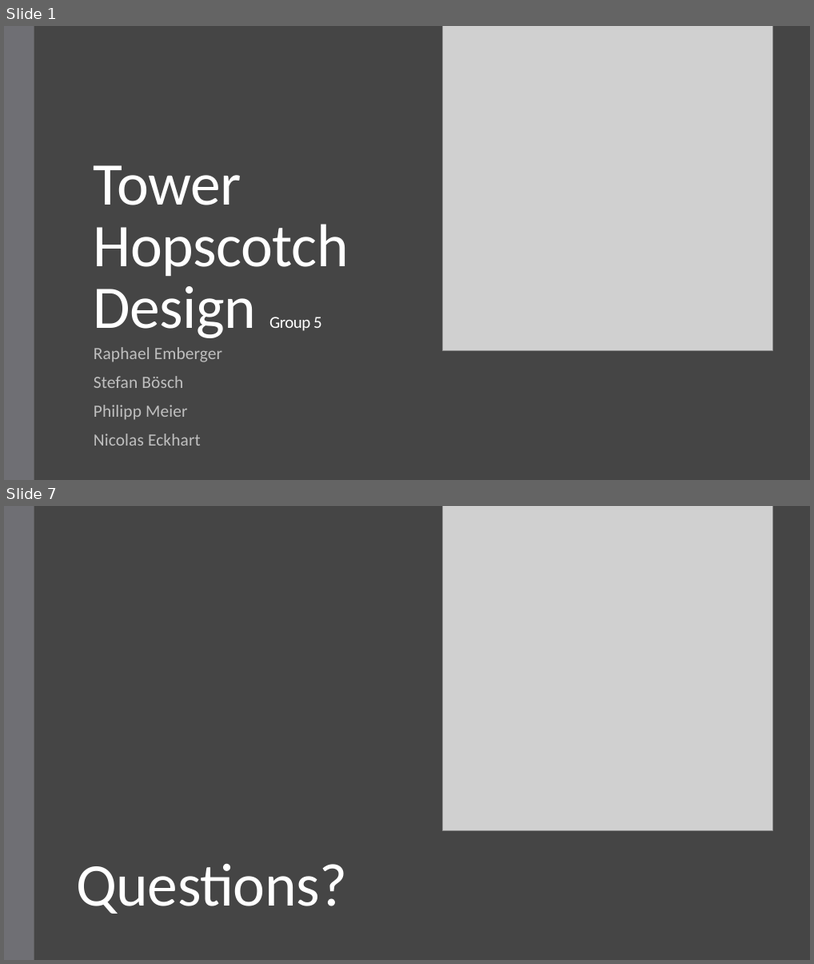
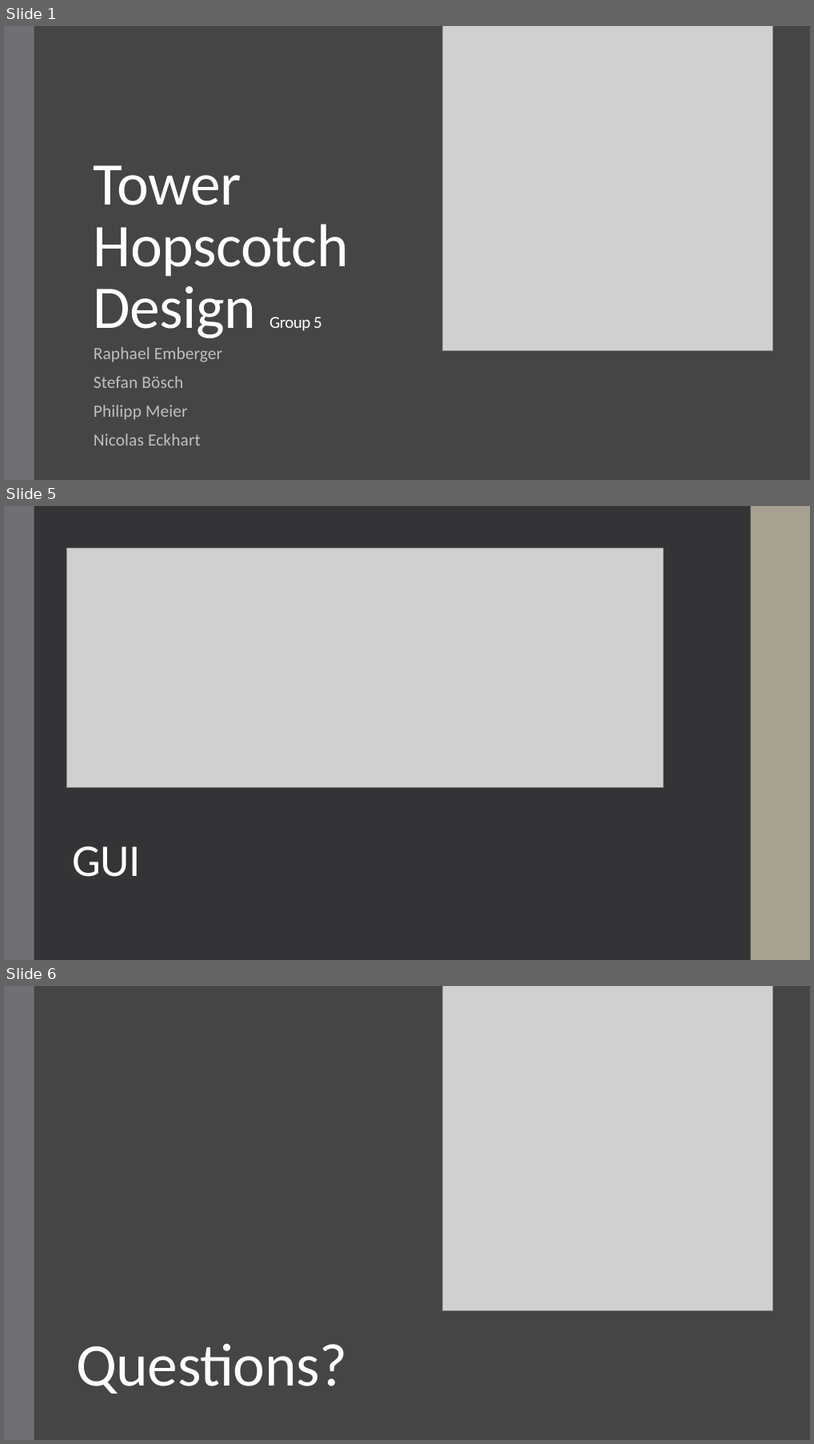
Before and after one commit to raember/Tower-Hopscotch, a slide deck: documents/milestone3/Project Design Presentation.pptx. Shown one above the other, each under a label of ours: slides 1 and 7 before the commit, slides 1, 5 and 6 after it; the slides between them are not shown. The pictures are 814x964 and 814x1444 pixels, drawn with LibreOffice and Linux fonts; fonts in the diff are those of the drawing; grey boxes stand for pictures. Boxes give left, top, right and bottom in pixels: in the first picture for what was removed or moved away, otherwise in the second. Text is boxed around its words. In the diff, an @@ line names an element or a change of style, - is before the commit and + after.

```diff
--- a/documents/milestone3/Project Design Presentation.pptx
+++ b/documents/milestone3/Project Design Presentation.pptx
@@ slide 5 added at (4, 506, 810, 960), background #353537 @@
@@ rectangle added at (4, 506, 34, 960), fill #6F6F74 @@
@@ rectangle added at (751, 506, 810, 960), fill #A7A192 @@
@@ picture added at (66, 548, 664, 788) @@
@@ title added at (73, 846, 141, 876), 54 pt, text #FFFFFF @@
+GUI
@@ what was slide 7 is now slide 6 @@
```
Also in this commit, not shown: 1 slide changed, 2 other slides added, 4 slides removed.
